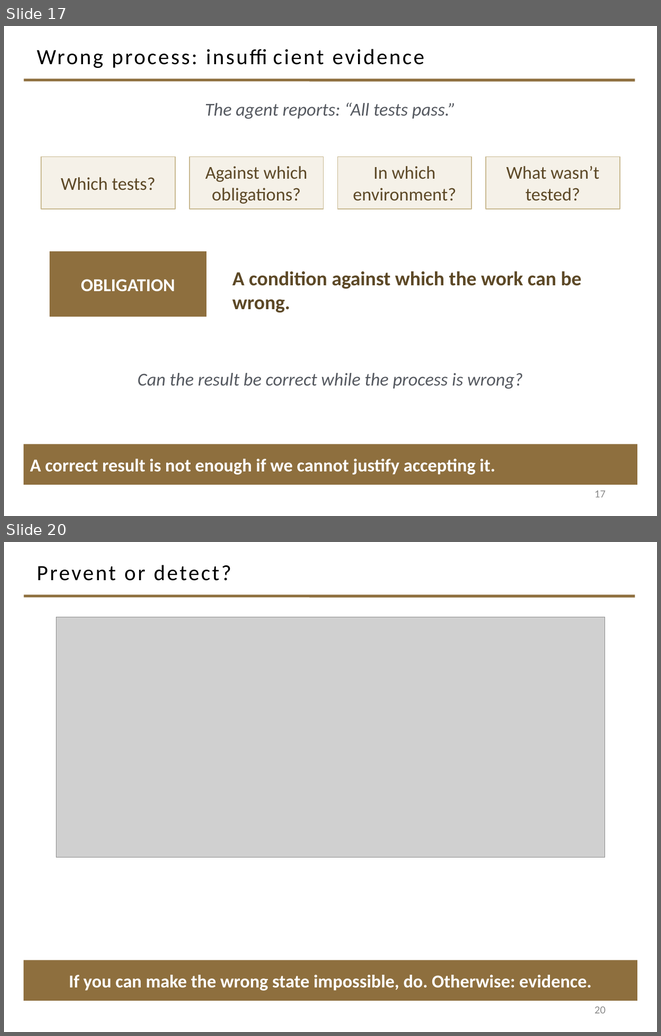
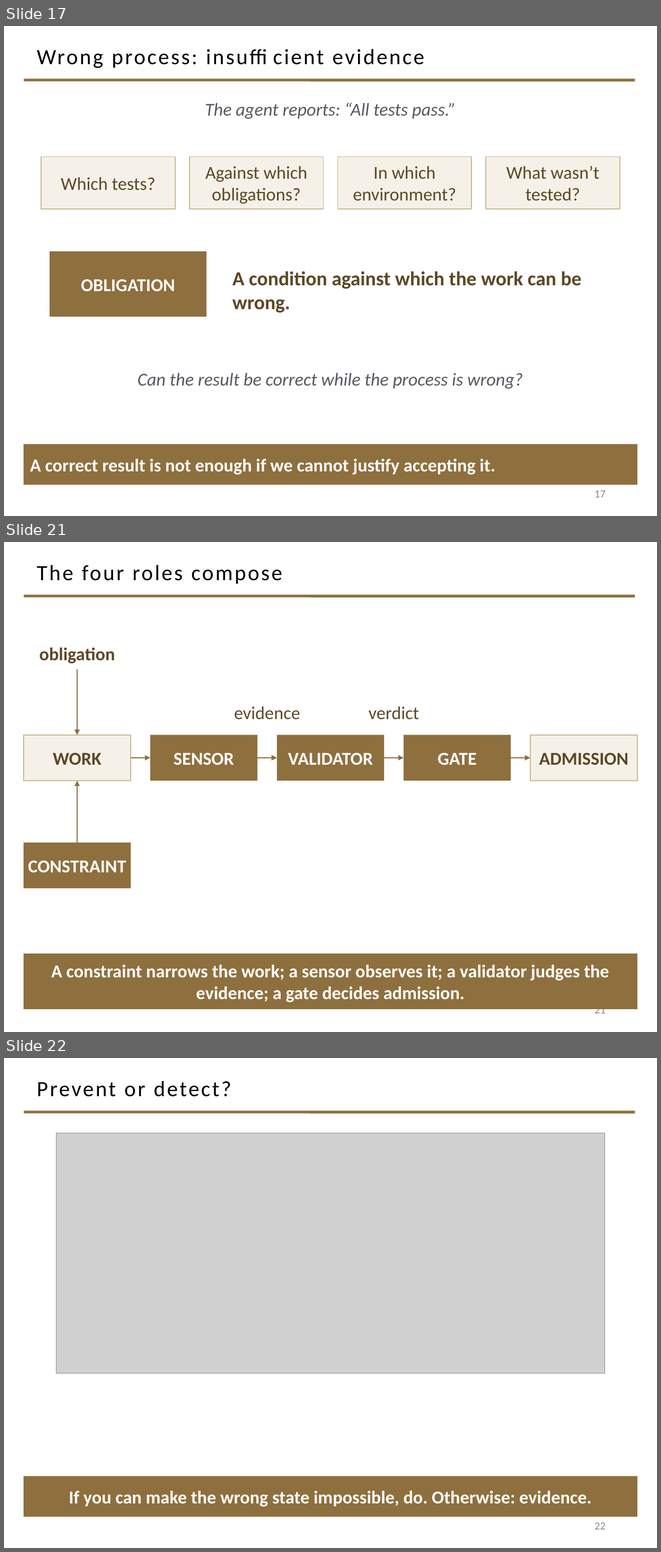
Before and after one commit to davisjam/model-based-agentic-software-engineering, a slide deck: course/lectures/act-2-delegation-and-control/03-alignment/2-3-Alignment.pptx. Shown one above the other, each under a label of ours: slides 17 and 20 before the commit, slides 17, 21 and 22 after it; the slides between them are not shown. The pictures are 661x1036 and 661x1552 pixels, drawn with LibreOffice and Linux fonts; fonts in the diff are those of the drawing; grey boxes stand for pictures; background and template pictures are left out. Boxes give left, top, right and bottom in pixels: in the first picture for what was removed or moved away, otherwise in the second. Text is boxed around its words. In the diff, an @@ line names an element or a change of style, - is before the commit and + after.

Commit message:
deck 2-3 S3: 'From failures to controls' becomes a section; four-roles slide splits
'A failure model suggests controls' converts to the SECTION 3 divider; its
failure-to-response table rebuilds as the section's first content slide at the
20pt floor, noting the bottom two rows are species of process failure kept for
their distinct mechanisms. Four-roles slide keeps the roles at 20pt+; the
obligation/constraint pipeline gets its own slide. Downstream Section-3 slides
floored at 20pt.

```diff
--- a/course/lectures/act-2-delegation-and-control/03-alignment/2-3-Alignment.pptx
+++ b/course/lectures/act-2-delegation-and-control/03-alignment/2-3-Alignment.pptx
@@ slide 21 added at [4, 542, 657, 1032], background #FFFFFF; not listed: 1 template element that a slide beside it also shows @@
@@ title added at [37, 565, 282, 584], 24 pt, text #000000 @@
+The four roles compose
@@ text added at [40, 647, 115, 663], 20 pt, text #5C4826, bold @@
+obligation
@@ arrow added from (77, 669) to (77, 734), #8E6F3E 1.5 pt @@
@@ text added at [234, 706, 300, 720], 20 pt, text #5C4826 @@
+evidence
@@ text added at [369, 706, 419, 720], 20 pt, text #5C4826 @@
+verdict
@@ rectangle added at [24, 734, 131, 780], fill #F5F1E8, outline #C9B991 1 pt, 20 pt, text #5C4826, bold @@
+WORK
@@ rectangle added at [150, 734, 257, 780], fill #8E6F3E, 20 pt, text #FFFFFF, bold @@
+SENSOR
@@ rectangle added at [277, 734, 384, 780], fill #8E6F3E, 20 pt, text #FFFFFF, bold @@
+VALIDATOR
@@ rectangle added at [404, 734, 511, 780], fill #8E6F3E, 20 pt, text #FFFFFF, bold @@
+GATE
@@ rectangle added at [530, 734, 637, 780], fill #F5F1E8, outline #C9B991 1 pt, 20 pt, text #5C4826, bold @@
+ADMISSION
@@ arrow added from (131, 758) to (150, 758), #8E6F3E 1.5 pt @@
@@ arrow added from (257, 758) to (277, 758), #8E6F3E 1.5 pt @@
@@ arrow added from (384, 758) to (404, 758), #8E6F3E 1.5 pt @@
@@ arrow added from (511, 758) to (530, 758), #8E6F3E 1.5 pt @@
@@ arrow added from (77, 843) to (77, 780), #8E6F3E 1.5 pt @@
@@ rectangle added at [24, 843, 131, 888], fill #8E6F3E, 20 pt, text #FFFFFF, bold @@
+CONSTRAINT
@@ rectangle added at [24, 953, 637, 1009], fill #8E6F3E, 20 pt, text #FFFFFF, bold @@
+A constraint narrows the work; a sensor observes it; a validator judges the evidence; a gate decides admission.
@@ page number added at [594, 1004, 606, 1013], 12 pt, text #8C8C8C @@
+21
@@ what was slide 20 is now slide 22 @@
@@ page number at [594, 1522, 606, 1529]: text changed @@
-20
+22
```
Also in this commit, not shown: 4 slides changed, 1 other slide added.
